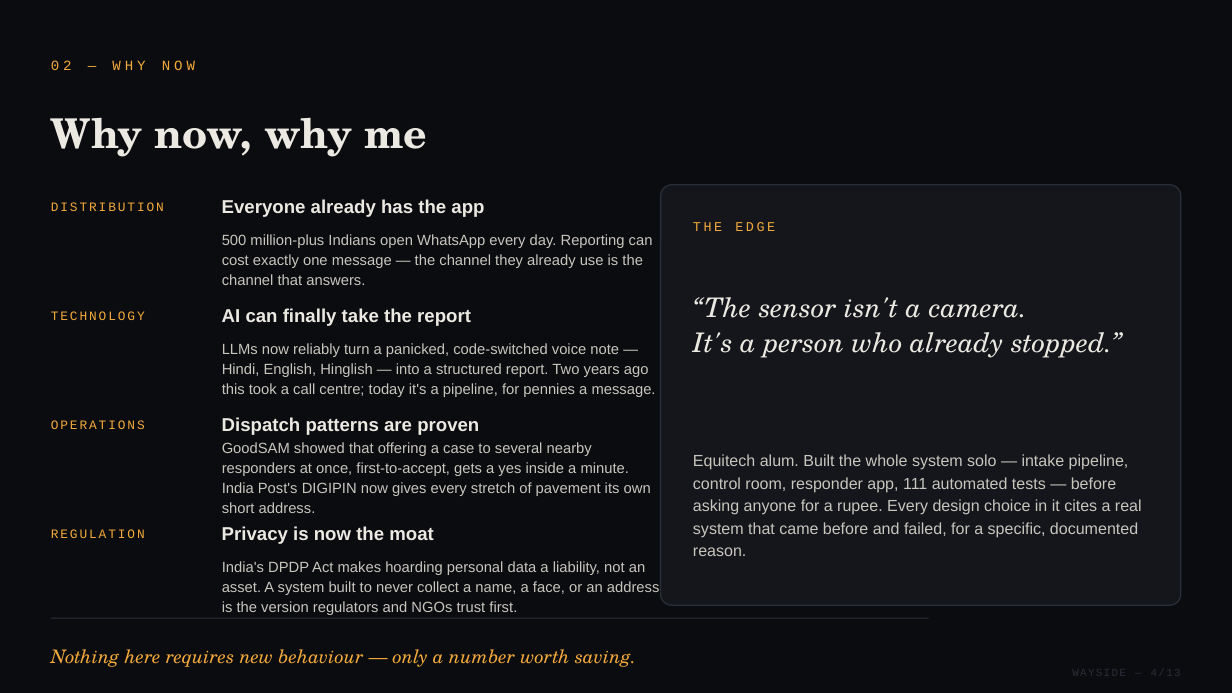
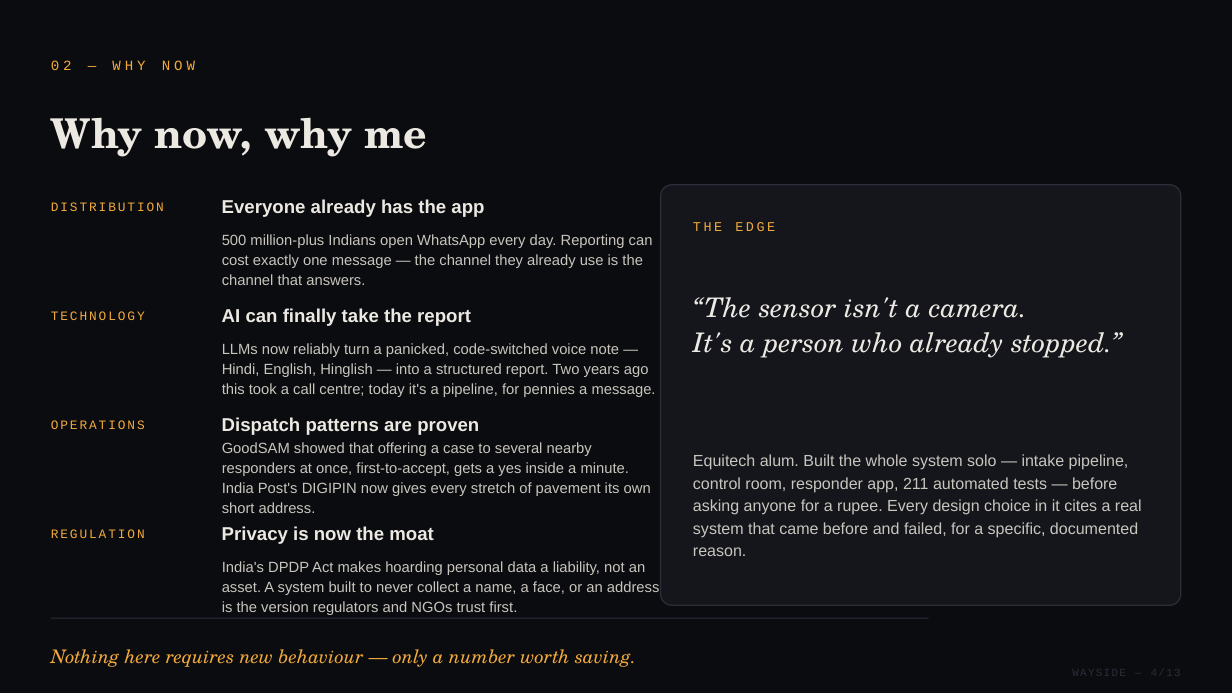
Before and after one commit to Rustom1234/register, a slide deck: slide 4 of research/pitch/wayside-kxic-pitch.pptx. Drawn at 1232x693 pixels with LibreOffice and Linux fonts; fonts in the diff are those of the drawing. Boxes give left, top, right and bottom in pixels: in the first picture for what was removed or moved away, otherwise in the second. Text is boxed around its words. In the diff, an @@ line names an element or a change of style, - is before the commit and + after.

```diff
--- a/research/pitch/wayside-kxic-pitch.pptx
+++ b/research/pitch/wayside-kxic-pitch.pptx
@@ text at <box>693,454,1142,556</box>: text changed @@
-Equitech alum. Built the whole system solo — intake pipeline, control room, responder app, 111 automated tests — before asking anyone for a rupee. Every design choice in it cites a real system that came before and failed, for a specific, documented reason.
+Equitech alum. Built the whole system solo — intake pipeline, control room, responder app, 211 automated tests — before asking anyone for a rupee. Every design choice in it cites a real system that came before and failed, for a specific, documented reason.
```
Also in this commit, not shown: 4 other slides changed, 5 other files.
